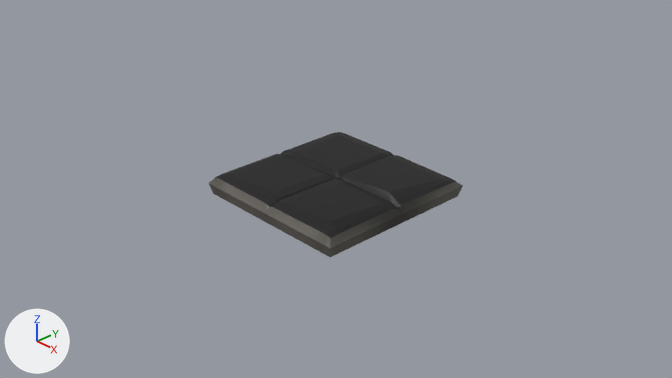
Renders of the Blender file blender/castle_main.blend from each side of a commit.
Rendered twice from the file's camera 'Camera'. Arrows for +X, +Y and +Z are at lower left; the lights stay in place. The same objects are shown in both versions, whatever each file hides.

Objects in the first picture: 'floorl_2_stone'.
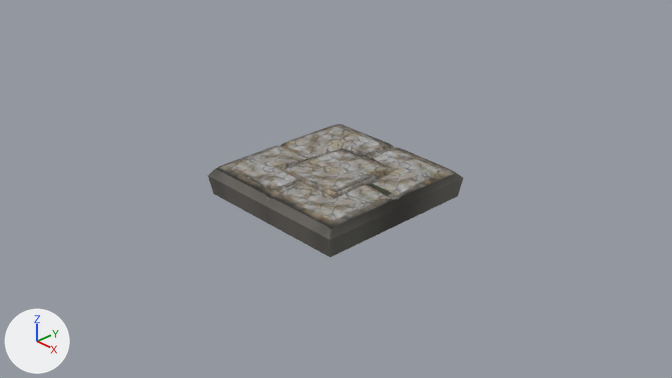
Where the change shows, as pixel boxes (x1, y1, x2, y2) in the pictures (672 x 378 px; the box of a moved part takes in the faces that stretch with it):
'floorl_2_stone', reshaped (6% taller): before (209, 132, 463, 257); after (208, 124, 463, 257)
part 1 of me_grid_020, moved or reshaped: before (209, 135, 463, 250); after (208, 127, 463, 250)
part 2 of me_grid_020, surface changed: before (215, 132, 456, 239); after (216, 124, 457, 229)

Patch to the scene script:
```diff
--- a/blender/castle_main.blend.py
+++ b/blender/castle_main.blend.py
@@ me_grid_020 @@
 # used by ob_floorl_2_stone; location = (0.0, 0.0, 0.0)
-me_grid_020.from_pydata(...)  # 223 vertices, 221 faces; spans x -1.08..1.08, y -1.09..1.09, z -0.18..0.15
+me_grid_020.from_pydata(...)  # 231 vertices, 229 faces; spans x -1.08..1.08, y -1.09..1.09, z -0.18..0.26
+# me_grid_020 part 1
+# 8 vertices are removed from x -0.81..0.92, y -0.07..0.88, z 0.06..0.12
+# 28 faces are deleted
+# 53 vertices in x -1.03..1.03, y -1.09..1.09, z -0.01..0.12 move by (0.0, 0.0, 0.11)
+# 25 vertices in x -1.08..1.08, y -1.09..1.09, z 0.0 move by (0.0, 0.0, 0.1)
+# 15 vertices in x -1.05..1.03, y -1.03..1.03, z 0.03..0.11 move by (0.0, 0.0, 0.12)
+# 5 vertices in x 1.03, y -0.06..0.06, z 0.06..0.08 move by (0.0, 0.01, 0.11)
+# 3 vertices in x 1.08, y -0.02..0.02, z 0.0 move by (0.0, 0.01, 0.1)
+# 48 vertices move from x -0.87..1.05, y -0.94..0.94, z 0.03..0.15 to x -0.78..1.05, y -0.97..0.94, z 0.15..0.26
+# 16 vertices are added at x -0.73..0.72, y -0.68..0.77, z 0.17..0.23
+# 36 new faces join them
+# me_grid_020 part 2: 72 kept faces spanning x -1.03..1.03, y -1.03..1.03, z 0.16..0.26 get new texture (UV) coordinates
 me_grid_020.materials.append(mat_material_013)
```
